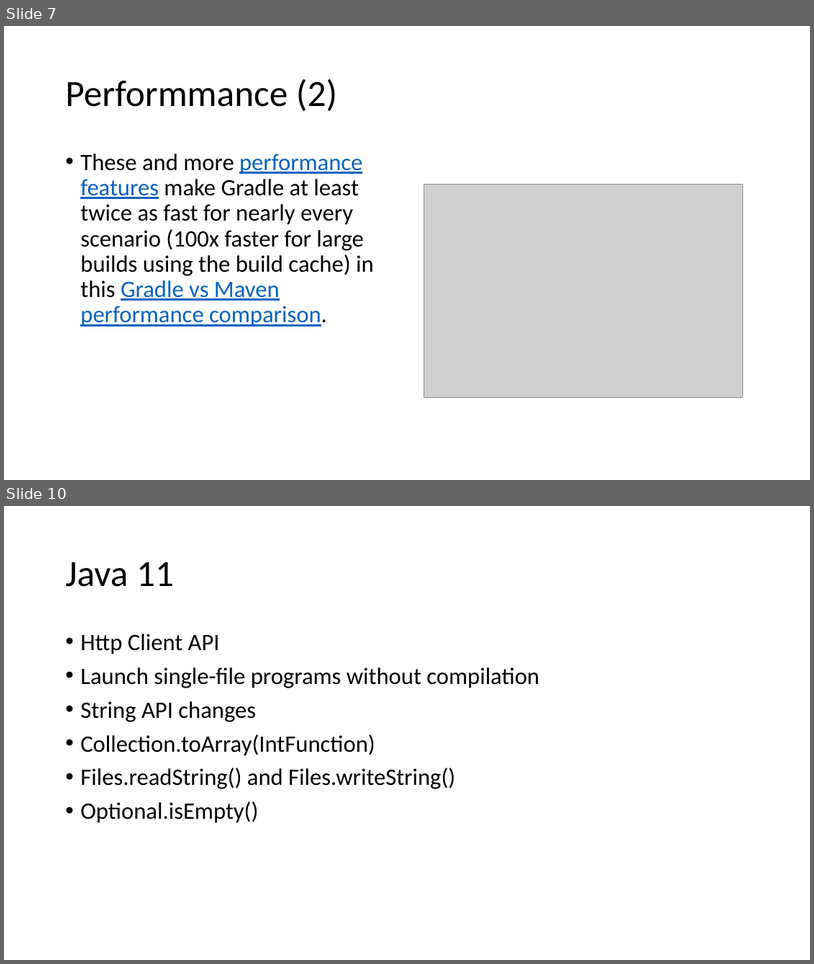
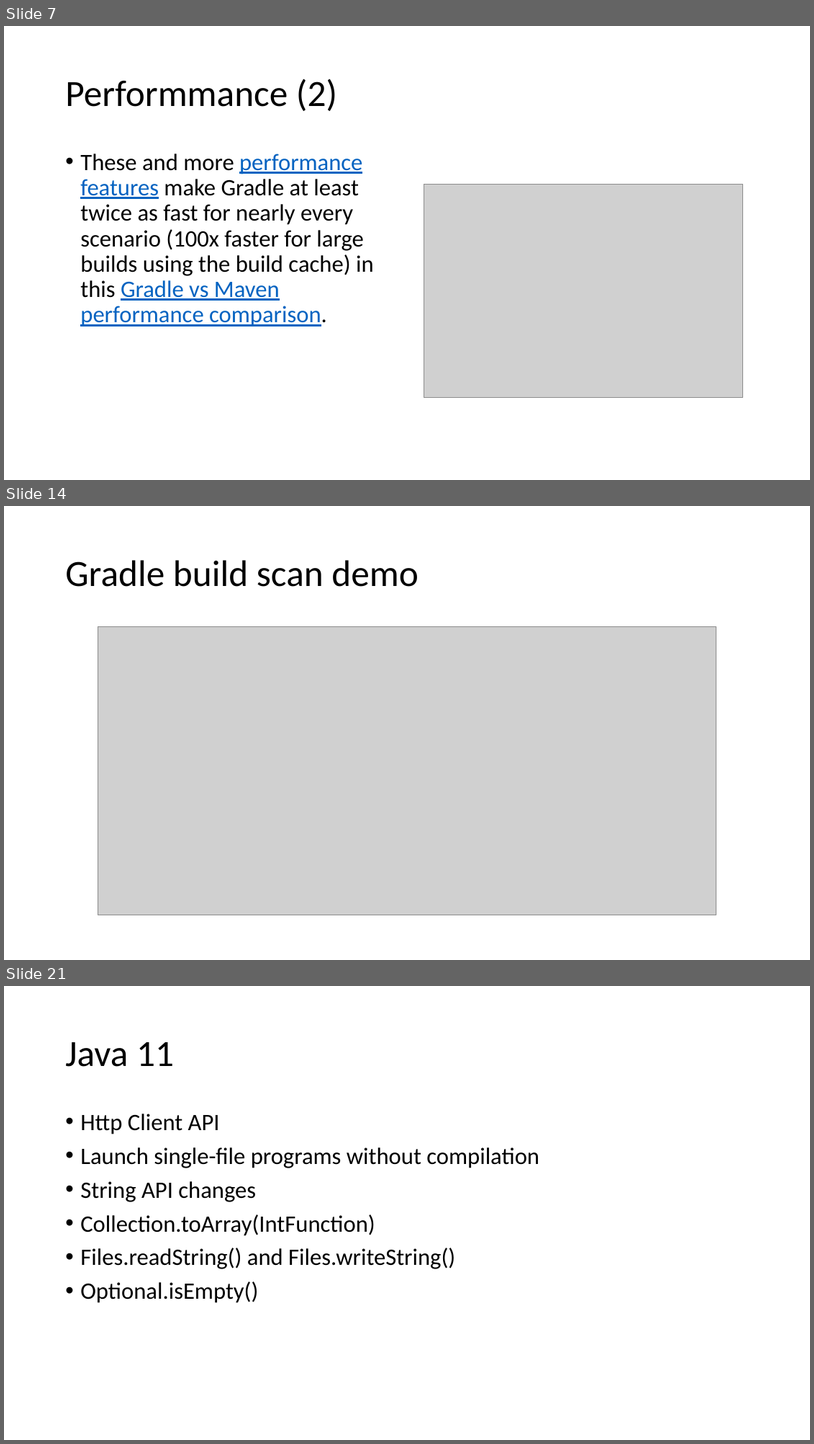
Before and after one commit to dangnh16/timebird-objective, a slide deck: Gradle and java 11.pptx. Shown one above the other, each under a label of ours: slides 7 and 10 before the commit, slides 7, 14 and 21 after it; the slides between them are not shown. The pictures are 814x964 and 814x1444 pixels, drawn with LibreOffice and Linux fonts; fonts in the diff are those of the drawing; grey boxes stand for pictures. Boxes give left, top, right and bottom in pixels: in the first picture for what was removed or moved away, otherwise in the second. Text is boxed around its words. In the diff, an @@ line names an element or a change of style, - is before the commit and + after.

```diff
--- a/Gradle and java 11.pptx
+++ b/Gradle and java 11.pptx
@@ slide 14 added at box(4, 506, 810, 960), background #FFFFFF @@
@@ title added at box(65, 560, 419, 587), 44 pt, text #000000 @@
+Gradle build scan demo
@@ picture added at box(98, 627, 718, 915) @@
@@ what was slide 10 is now slide 21 @@
```
Also in this commit, not shown: 2 slides changed, 12 other slides added.
